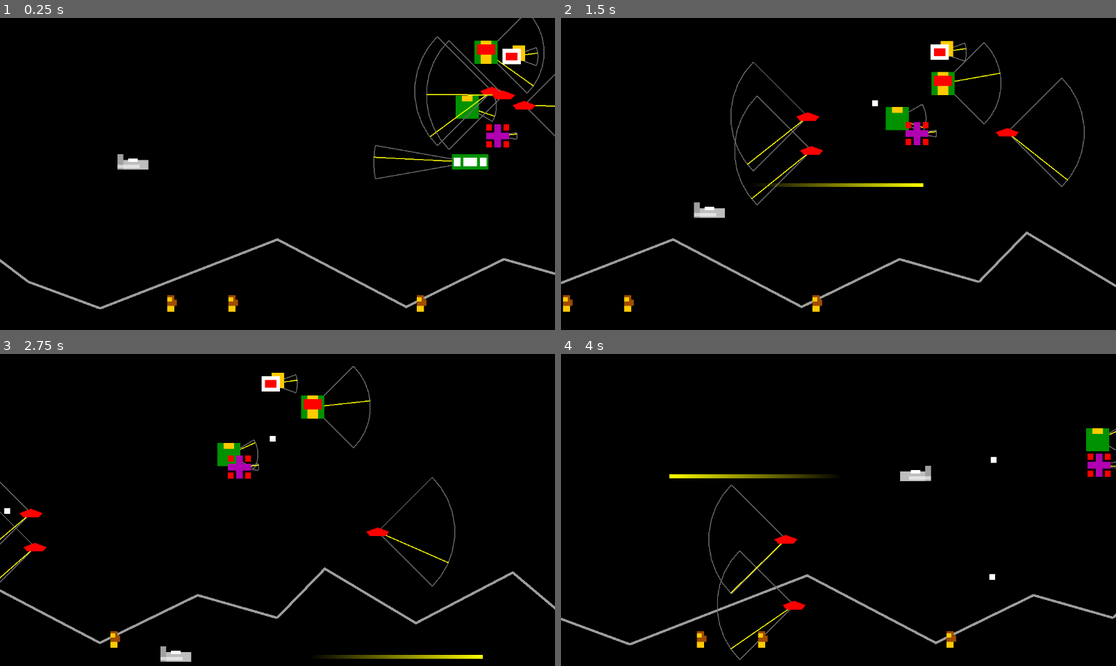
Above: before the commit, frames 1-4 (two rows, left to right).
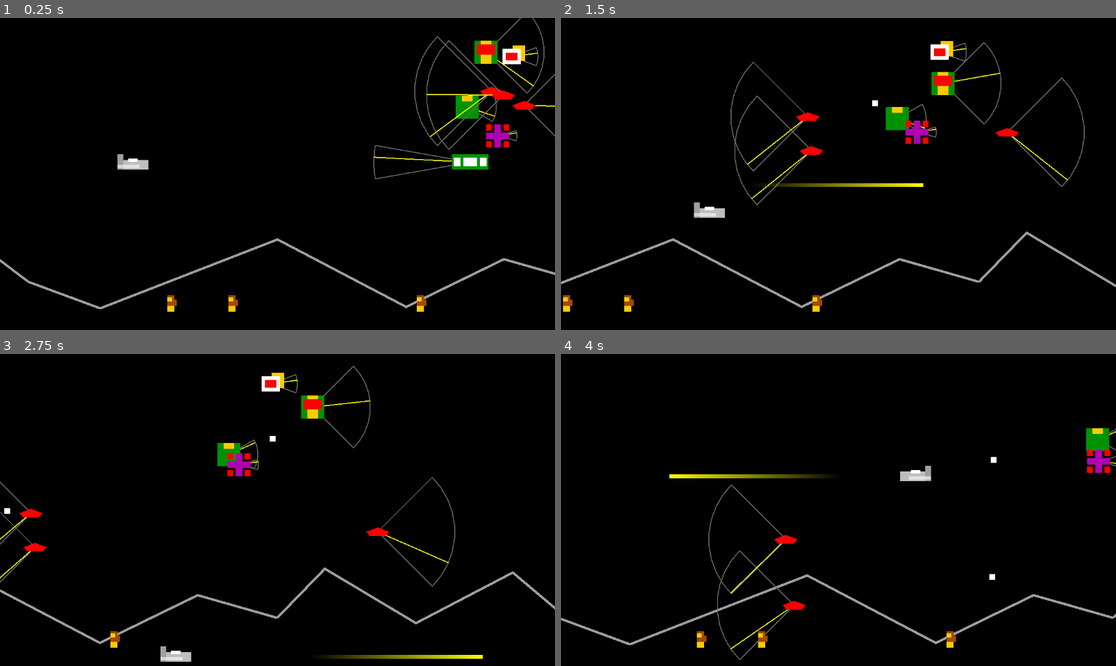
Above: after the commit, the same moments.

Repository: Toxe/godot-defender-clone
Game: Godot game, scene res://scenes/levels/main.tscn
Two runs of this game, one before a commit and one after it. Both use one fixed random seed, a clock stepped at 60 frames per second and the inputs below.
Inputs:
- Up to frame 1 (0.25 s): no input
- Up to frame 2 (1.5 s): hold Right (move_right) 0.53-1.28 s; tap Space (fire) at 0.6, 1.35 s; hold Down (move_down) from 1.28 s (still down)
- Up to frame 3 (2.75 s): release Down (move_down) at 2.03 s; hold Right (move_right) from 2.03 s (still down); tap Space (fire) at 2.1 s
- Up to frame 4 (4 s): release Right (move_right) at 2.78 s; hold Up (move_up) 2.78-3.53 s; tap Space (fire) at 2.85, 3.6 s; hold Left (move_left) from 3.53 s (still down)

The runs differ from the first frame. In frame 1, less than 0.1% of the frame differs, in the area x 91-94%, y 35-40%; in frame 2, 0.1%; in frame 3, 0.2%; in frame 4, 0.2%, in the area x 94-100%, y 30-40%.

Commit message:
angle is now the full spread angle and not just the half up/down arc

Diff:
--- a/G01_Defender/scenes/components/erratic_movement_ai_component.gd
+++ b/G01_Defender/scenes/components/erratic_movement_ai_component.gd
@@ -14,9 +14,9 @@
     const width = 2
     var length = movement_component.speed
     var add_angle = 180.0 if movement_component.direction.x < 0 else 0.0
-    draw_arc(Vector2.ZERO, length, deg_to_rad(angle + add_angle), deg_to_rad(-angle + add_angle), 10, Color.DIM_GRAY, width)
-    draw_line(Vector2.ZERO, length * Vector2.RIGHT.rotated(deg_to_rad(angle + add_angle)), Color.DIM_GRAY, width)
-    draw_line(Vector2.ZERO, length * Vector2.RIGHT.rotated(deg_to_rad(-angle + add_angle)), Color.DIM_GRAY, width)
+    draw_arc(Vector2.ZERO, length, deg_to_rad(angle / 2.0 + add_angle), deg_to_rad(-angle / 2.0 + add_angle), 10, Color.DIM_GRAY, width)
+    draw_line(Vector2.ZERO, length * Vector2.RIGHT.rotated(deg_to_rad(angle / 2.0 + add_angle)), Color.DIM_GRAY, width)
+    draw_line(Vector2.ZERO, length * Vector2.RIGHT.rotated(deg_to_rad(-angle / 2.0 + add_angle)), Color.DIM_GRAY, width)
     draw_line(Vector2.ZERO, length * movement_component.velocity().normalized(), Color.YELLOW, width)
 
 
@@ -28,7 +28,7 @@
 
     assert(not is_zero_approx(movement_component.direction.x))
 
-    var rot_angle = randf_range(-angle, angle)
+    var rot_angle = randf_range(-angle / 2.0, angle / 2.0)
     movement_component.direction = Vector2(sign(movement_component.direction.x), 0).rotated(deg_to_rad(rot_angle)).normalized()
 
     $Timer.start(randf_range(min_direction_change_time, max_direction_change_time))
--- a/G01_Defender/scenes/enemies/baiter.tscn
+++ b/G01_Defender/scenes/enemies/baiter.tscn
@@ -22,7 +22,6 @@
 
 [node name="ErraticMovementAIComponent" parent="." node_paths=PackedStringArray("movement_component") instance=ExtResource("2_8ya36")]
 movement_component = NodePath("../MovementComponent")
-angle = 10.0
 min_direction_change_time = 3.0
 max_direction_change_time = 5.0
 
--- a/G01_Defender/scenes/enemies/bomber.tscn
+++ b/G01_Defender/scenes/enemies/bomber.tscn
@@ -18,6 +18,7 @@
 
 [node name="ErraticMovementAIComponent" parent="." node_paths=PackedStringArray("movement_component") instance=ExtResource("2_qwe28")]
 movement_component = NodePath("../MovementComponent")
+angle = 40.0
 min_direction_change_time = 3.0
 max_direction_change_time = 5.0
 
--- a/G01_Defender/scenes/enemies/lander.tscn
+++ b/G01_Defender/scenes/enemies/lander.tscn
@@ -22,7 +22,7 @@
 
 [node name="ErraticMovementAIComponent" parent="." node_paths=PackedStringArray("movement_component") instance=ExtResource("2_v2m4s")]
 movement_component = NodePath("../MovementComponent")
-angle = 30.0
+angle = 60.0
 min_direction_change_time = 2.0
 max_direction_change_time = 3.0
 
--- a/G01_Defender/scenes/enemies/mutant.tscn
+++ b/G01_Defender/scenes/enemies/mutant.tscn
@@ -22,7 +22,7 @@
 
 [node name="ErraticMovementAIComponent" parent="." node_paths=PackedStringArray("movement_component") instance=ExtResource("2_wqbu1")]
 movement_component = NodePath("../MovementComponent")
-angle = 45.0
+angle = 90.0
 min_direction_change_time = 0.5
 max_direction_change_time = 1.5
 
--- a/G01_Defender/scenes/enemies/pod.tscn
+++ b/G01_Defender/scenes/enemies/pod.tscn
@@ -17,7 +17,7 @@
 
 [node name="ErraticMovementAIComponent" parent="." node_paths=PackedStringArray("movement_component") instance=ExtResource("3_17cf2")]
 movement_component = NodePath("../MovementComponent")
-angle = 10.0
+angle = 30.0
 min_direction_change_time = 3.0
 max_direction_change_time = 4.0
 
--- a/G01_Defender/scenes/enemies/swarmer.tscn
+++ b/G01_Defender/scenes/enemies/swarmer.tscn
@@ -22,7 +22,7 @@
 
 [node name="ErraticMovementAIComponent" parent="." node_paths=PackedStringArray("movement_component") instance=ExtResource("2_vhsf0")]
 movement_component = NodePath("../MovementComponent")
-angle = 45.0
+angle = 90.0
 min_direction_change_time = 0.5
 max_direction_change_time = 1.0
 
